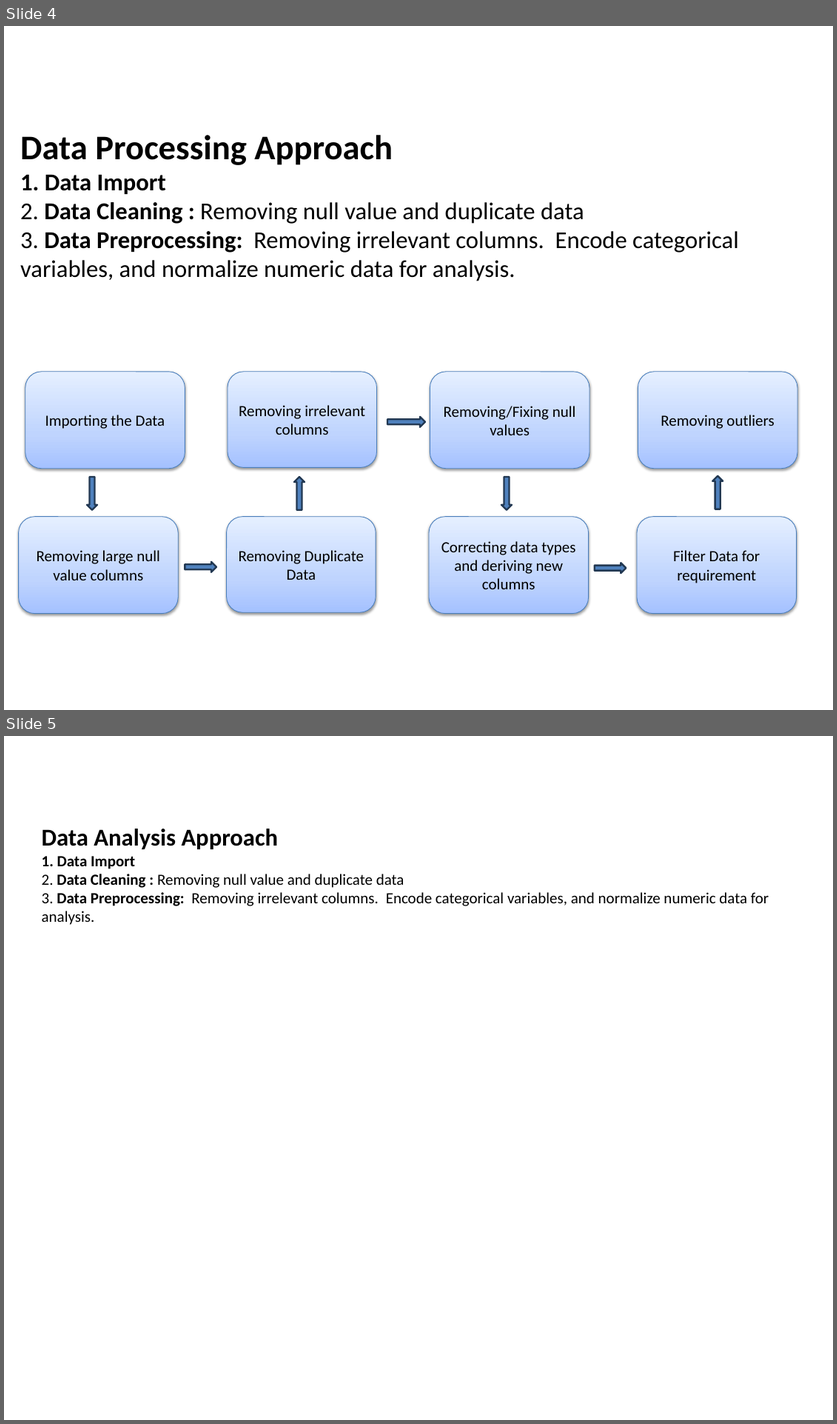
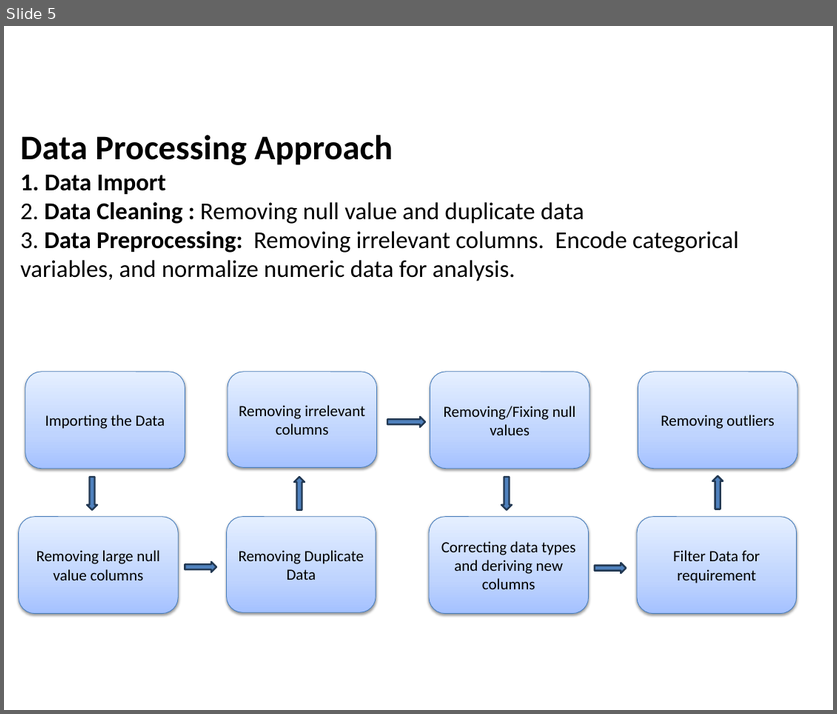
Before and after one commit to pankaj8blr/lendingClub, a slide deck: lending_club_case_study.pptx. Shown one above the other, each under a label of ours: slides 4 and 5 before the commit, slide 5 after it. The pictures are 837x1424 and 837x714 pixels, drawn with LibreOffice and Linux fonts; fonts in the diff are those of the drawing; background and template pictures are left out. Boxes give left, top, right and bottom in pixels: in the first picture for what was removed or moved away, otherwise in the second. Text is boxed around its words. In the diff, an @@ line names an element or a change of style, - is before the commit and + after.

```diff
--- a/lending_club_case_study.pptx
+++ b/lending_club_case_study.pptx
@@ slide 5 removed at (4, 736, 833, 1420), background #FFFFFF @@
@@ text removed at (42, 828, 768, 925) @@
-Data Analysis Approach
-1. Data Import
-2. Data Cleaning : Removing null value and duplicate data
-3. Data Preprocessing: Removing irrelevant columns. Encode categorical variables, and normalize numeric data for analysis.
@@ what was slide 4 is now slide 5 @@
```
Also in this commit, not shown: 3 slides changed, 3 slides added, 1 other slide removed.
